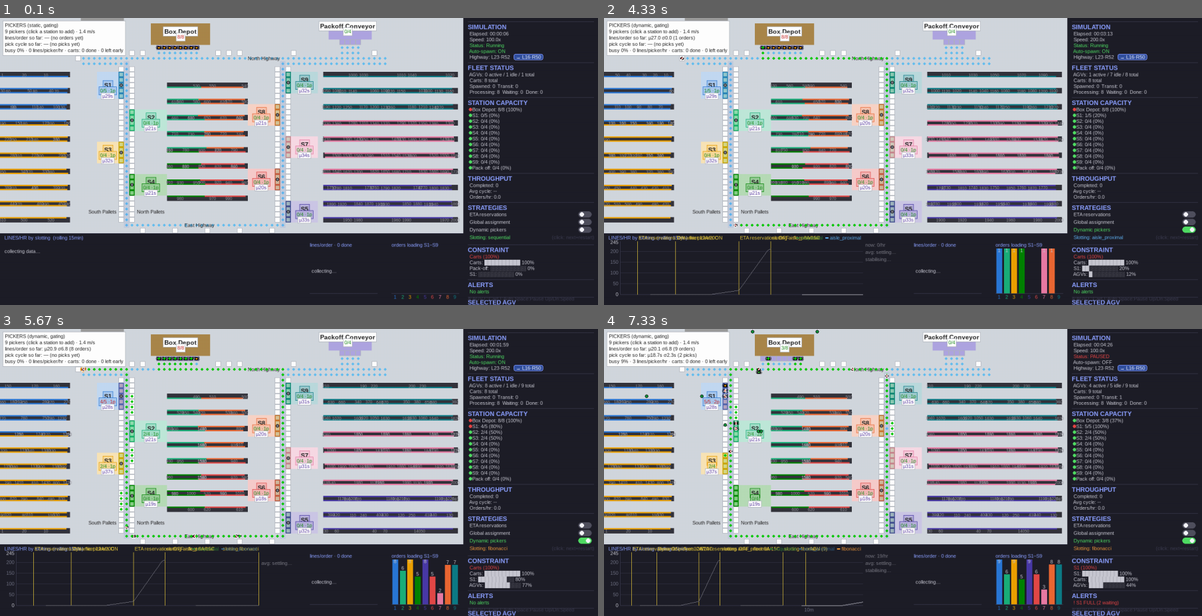
Above: before the commit, frames 1-4 (two rows, left to right).
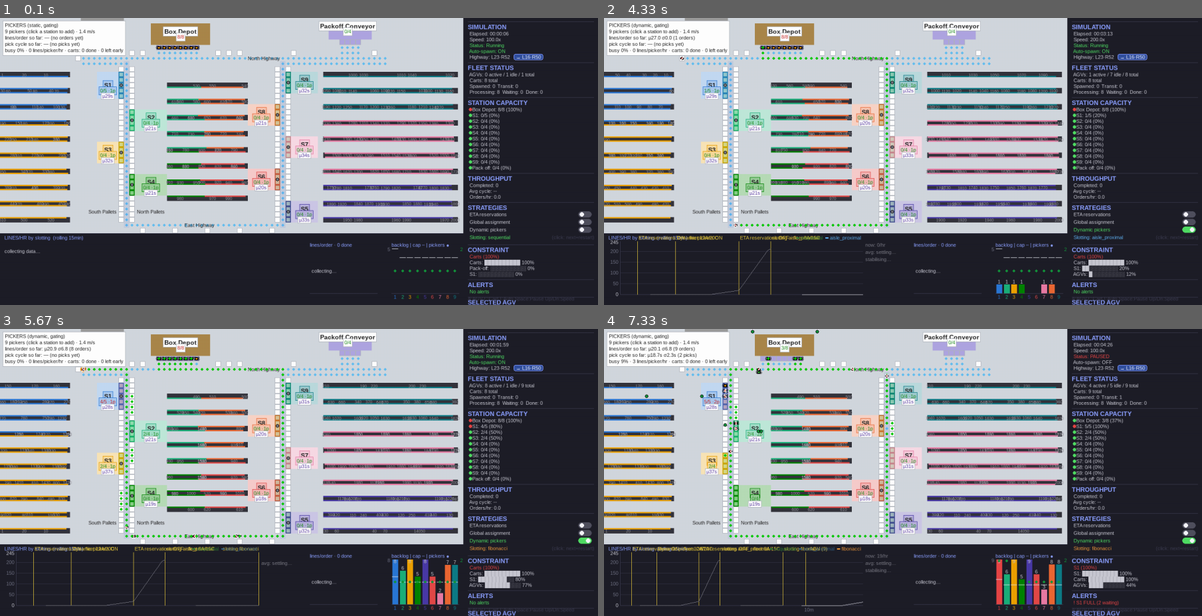
Above: after the commit, the same moments.

Repository: gompcc/WarehouseRepSim
Game: pygame game, started from agv_simulation/__main__.py
The game is run twice, just before and just after one commit, with the same random seed, the same clock (stepped at 60 frames per second) and the same inputs.
Inputs:
- Up to frame 1 (0.1 s): no input
- Up to frame 2 (4.33 s): click "ETA reservations" at 0.38 s; hold Up 0.67-1.13 s; tap Space at 0.73, 1.03, 2.57, 3.23, 3.63, 4.03 s; click "Dynamic pickers" at 1.22 s; tap T at 1.5, 4.12 s; click "ETA reservations" at 1.88 s; click "Slotting: sequential" at 2.22 s; hold Down 2.5-2.8 s; tap D at 2.83 s; hold Up 3.17-3.53 s; tap C at 3.32 s; hold Down 3.57-3.93 s; hold Up 3.97-4.27 s
- Up to frame 3 (5.67 s): click "Slotting: aisle_proximal" at 4.35 s; hold Down 4.63-4.93 s; tap Space at 4.7, 5.37 s; tap D at 4.97 s; hold Up from 5.3 s (still down); tap C at 5.45 s
- Up to frame 4 (7.33 s): release Up at 5.67 s; hold Down 5.7-6.07 s; tap Space at 5.77, 6.17, 6.5, 6.83, 7.23 s; hold Up 6.1-6.4 s; tap T at 6.25, 7.32 s; hold Down 6.43-6.73 s; tap C at 6.58 s; hold Up 6.77-7.13 s; hold Down from 7.17 s (still down)

The runs differ from the first frame. In frame 1, 0.2% of the frame differs, in the area x 64-78%, y 78-89%; in frame 2, 0.9%, in the area x 64-78%, y 78-93%; in frame 3, 0.1%; in frame 4, 0.3%.

Commit message:
Station bar chart: full backlog + capacity tick + picker dots + constraint red
Per station: backlog bar (zone color; RED when it's the dispatcher's
binding constraint), white cart-capacity tick on the same left scale,
green picker-headcount dot on a right axis (max labelled in green).
Axis maxima labelled either side.

Co-Authored-By: Claude Fable 5 <noreply@anthropic.com>

Diff:
--- a/agv_simulation/renderer.py
+++ b/agv_simulation/renderer.py
@@ -760,9 +760,17 @@
 def _draw_station_load_bars(
     surface: pygame.Surface, font: pygame.font.Font,
     carts, rect: pygame.Rect,
+    picker_counts: dict | None = None,
+    constraint: str | None = None,
 ) -> None:
-    """Live loading per station: how many active orders still need to
-    visit each S station (their un-completed station visits)."""
+    """Live station view, one column per S station:
+
+    - BAR: the station's whole order backlog (active orders that still
+      need to visit it), zone-colored — RED when the station is the
+      dispatcher's current binding constraint.
+    - WHITE TICK: cart capacity, on the same left scale as the backlog.
+    - GREEN DOT: picker headcount there, on the right-hand axis.
+    """
     load = {i: 0 for i in range(1, 10)}
     for cart in carts or []:
         order = getattr(cart, "order", None)
@@ -771,19 +779,25 @@
         for s in getattr(order, "stations_to_visit", ()):
             if s not in order.completed_stations:
                 load[s] += 1
-    title = font.render("orders loading S1–S9", True, PANEL_HEADER)
+    caps = {i: STATIONS.get(f"S{i}", 0) for i in range(1, 10)}
+    pk = picker_counts or {}
+    title = font.render("backlog | cap – | pickers ●", True, PANEL_HEADER)
     surface.blit(title, (rect.x, rect.y - 14))
     pygame.draw.line(
         surface, PANEL_SEPARATOR, (rect.x, rect.bottom), (rect.right, rect.bottom),
     )
-    peak = max(load.values())
+    left_max = max(max(load.values()), max(caps.values()), 1)
+    right_max = max([pk.get(f"S{i}", 0) for i in range(1, 10)] + [2])
     bw = rect.w / 9
+    dot_color = (20, 150, 60)
     for i in range(1, 10):
+        sid = f"S{i}"
         cx = round(rect.x + (i - 1) * bw)
-        color = ZONE_COLORS.get(f"S{i}", PANEL_TEXT)
+        zone = ZONE_COLORS.get(sid, PANEL_TEXT)
+        color = PANEL_RED if constraint == sid else zone
         c = load[i]
-        if c and peak:
-            h = max(2, round(rect.h * c / peak))
+        if c:
+            h = max(2, round(rect.h * c / left_max))
             pygame.draw.rect(surface, color, pygame.Rect(
                 cx + 2, rect.bottom - h, round(bw) - 4, h,
             ))
@@ -792,10 +806,29 @@
                 round(cx + (bw - cnt.get_width()) / 2),
                 max(rect.y - 2, rect.bottom - h - 12),
             ))
+        if caps[i]:
+            cap_y = rect.bottom - round(rect.h * caps[i] / left_max)
+            pygame.draw.line(
+                surface, (235, 238, 245),
+                (cx + 1, cap_y), (cx + round(bw) - 3, cap_y),
+            )
+        n_pick = pk.get(sid, 0)
+        if n_pick:
+            dot_y = rect.bottom - round(rect.h * n_pick / right_max)
+            pygame.draw.circle(
+                surface, dot_color,
+                (round(cx + bw / 2), max(rect.y + 3, dot_y)), 3,
+            )
         lbl = font.render(str(i), True, color)
         surface.blit(
             lbl, (round(cx + (bw - lbl.get_width()) / 2), rect.bottom + 2),
         )
+    # Right axis (pickers) scale: max value at the top in dot color
+    r_lbl = font.render(str(right_max), True, dot_color)
+    surface.blit(r_lbl, (rect.right + 3, rect.y - 4))
+    # Left axis (orders/carts) scale
+    l_lbl = font.render(str(left_max), True, (110, 112, 130))
+    surface.blit(l_lbl, (rect.x - l_lbl.get_width() - 3, rect.y - 4))
 
 
 def draw_throughput_strip(
@@ -807,6 +840,8 @@
     picks_history: dict[str, list[tuple[float, float]]] | None = None,
     restart_marks: list[tuple[float, str]] | None = None,
     carts=None,
+    agvs=None,
+    picker_counts: dict | None = None,
 ) -> None:
     """Per-slotting picks/hr graph in the strip under the map.
 
@@ -840,8 +875,17 @@
         dispatcher.completed_order_sizes if dispatcher else [],
         pygame.Rect(690, MAP_HEIGHT + 34, 150, 100),
     )
+    constraint_name = None
+    if dispatcher is not None and carts is not None and agvs is not None:
+        try:
+            (constraint_name, _pct), _scores = dispatcher.get_constraint(
+                carts, agvs,
+            )
+        except Exception:
+            constraint_name = None
     _draw_station_load_bars(
         surface, font_sm, carts, pygame.Rect(872, MAP_HEIGHT + 34, 150, 100),
+        picker_counts=picker_counts, constraint=constraint_name,
     )
 
     curves: list[tuple[str, list[tuple[float, float]]]] = []
@@ -1119,6 +1163,8 @@
         picks_history=picks_history,
         restart_marks=restart_marks,
         carts=carts,
+        agvs=agvs,
+        picker_counts=picker_counts,
     )
 
     return draw_metrics_panel(
